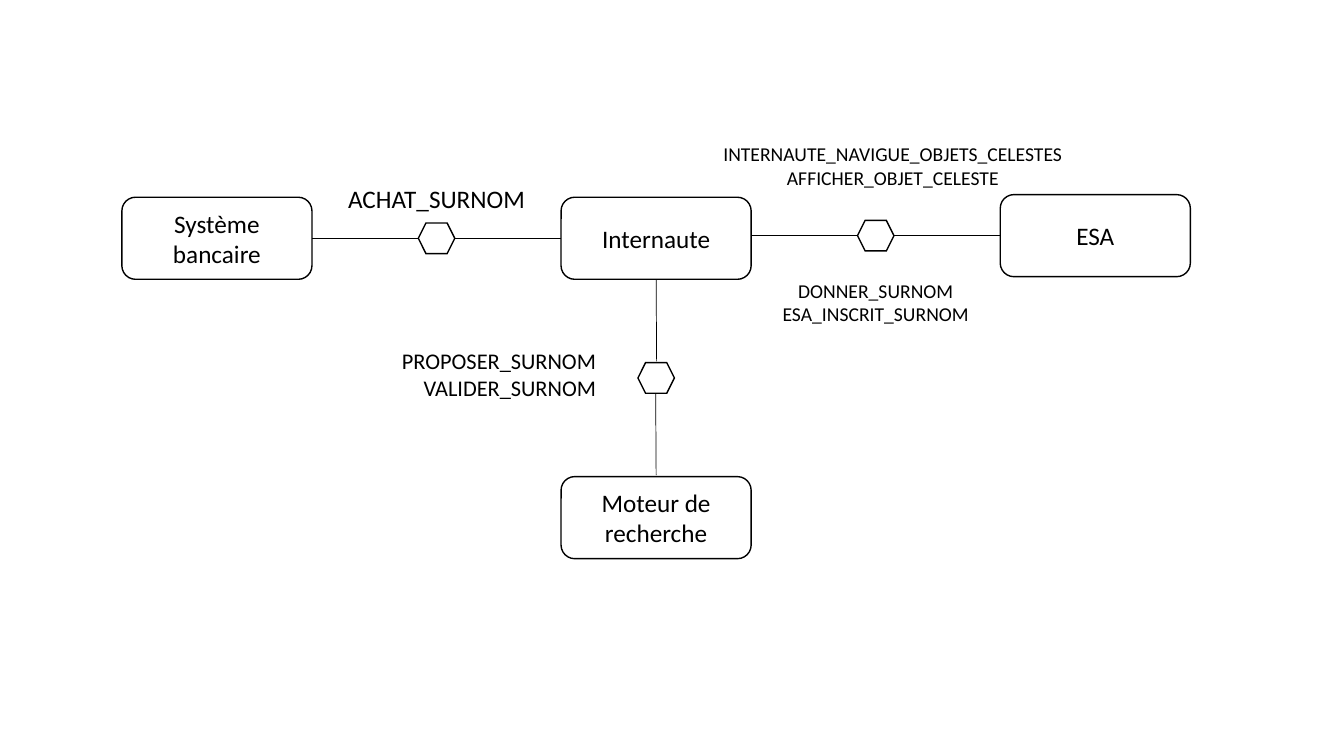
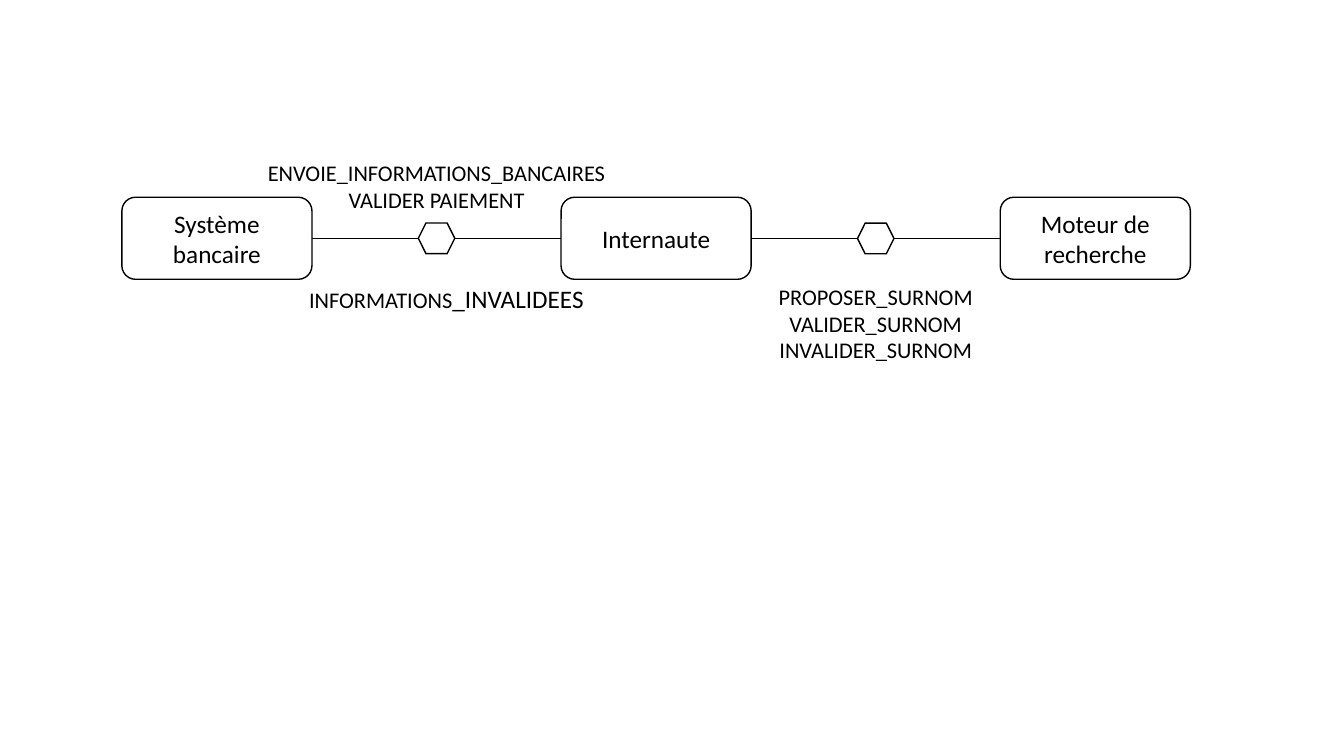
Before and after one commit to archivenalde/dm-ssd, a slide deck: slide 1 of diagramme-collaboration-demander-positionnement/diagramme-collaboration2.pptx. Drawn at 1344x756 pixels with LibreOffice and Linux fonts; fonts in the diff are those of the drawing. Boxes give left, top, right and bottom in pixels: in the first picture for what was removed or moved away, otherwise in the second. Text is boxed around its words. In the diff, an @@ line names an element or a change of style, - is before the commit and + after.

```diff
--- a/diagramme-collaboration-demander-positionnement/diagramme-collaboration2.pptx
+++ b/diagramme-collaboration-demander-positionnement/diagramme-collaboration2.pptx
@@ text removed at bbox=[723, 148, 1062, 188] @@
-INTERNAUTE_NAVIGUE_OBJETS_CELESTES
-AFFICHER_OBJET_CELESTE
@@ text at bbox=[268, 166, 605, 208]: text changed; size 18 to 16 pt @@
-ACHAT_SURNOM
+ENVOIE_INFORMATIONS_BANCAIRES
+VALIDER PAIEMENT
@@ rounded rectangle "Moteur de recherche": place and size @@
-rounded rectangle "Moteur de recherche" at bbox=[562, 477, 752, 559]
+rounded rectangle "Moteur de recherche" at bbox=[1000, 198, 1191, 279]
@@ rounded rectangle removed at bbox=[1000, 195, 1191, 276] @@
-ESA
@@ line moved from (751, 236) - (858, 236) to (751, 239) - (858, 239) @@
@@ line moved from (894, 236) - (1000, 236) to (894, 239) - (1000, 239) @@
@@ text added at bbox=[309, 291, 583, 312], 16 pt, text #000000 @@
+INFORMATIONS_INVALIDEES
@@ line removed from (656, 279) to (656, 362) @@
@@ text "PROPOSER_SURNOM": place and size @@
-text "PROPOSER_SURNOM" at bbox=[402, 354, 596, 399]
+text "PROPOSER_SURNOM" at bbox=[779, 290, 973, 361]
@@ text at bbox=[779, 290, 973, 335]: alignment right to centre @@
@@ text removed at bbox=[783, 285, 969, 324] @@
-DONNER_SURNOM
-ESA_INSCRIT_SURNOM
@@ text at bbox=[779, 343, 971, 361]: paragraph added @@
+INVALIDER_SURNOM
@@ hexagon removed at bbox=[638, 363, 675, 393] @@
@@ line removed from (655, 393) to (656, 475) @@
```
Also in this commit, not shown: 7 other files.
